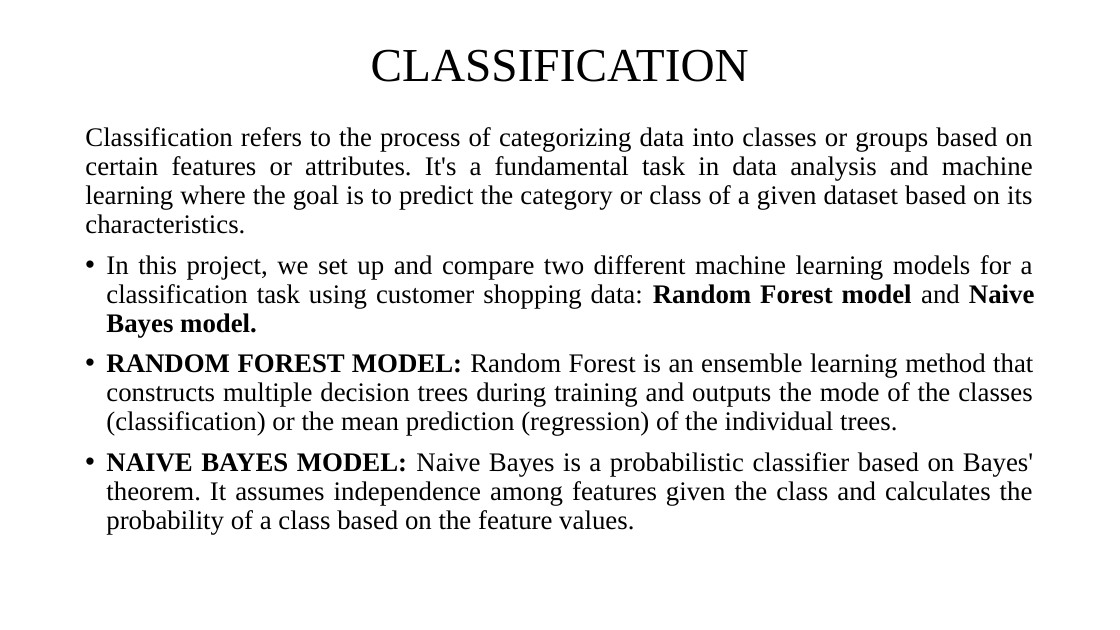
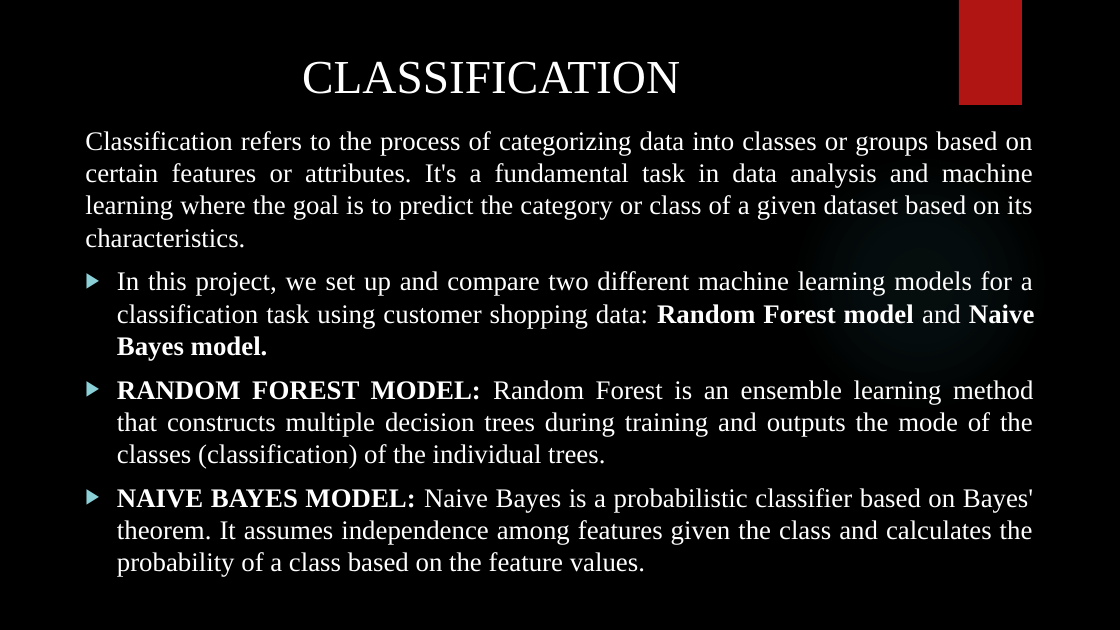
Before and after one commit to Jothish21/Data-Mining-Project-Group4, a slide deck: slide 9 of Group4-Presentation.pptx. Drawn at 1120x630 pixels with LibreOffice and Linux fonts; fonts in the diff are those of the drawing; background and template pictures are left out. Boxes give left, top, right and bottom in pixels: in the first picture for what was removed or moved away, otherwise in the second. Text is boxed around its words. In the diff, an @@ line names an element or a change of style, - is before the commit and + after.

```diff
--- a/Group4-Presentation.pptx
+++ b/Group4-Presentation.pptx
@@ background #FFFFFF to picture (left out) @@
@@ rectangle added at (x1=959, y1=0, x2=1022, y2=105), fill #B01513 @@
@@ title "CLASSIFICATION" moved from (x1=371, y1=49, x2=749, y2=82) to (x1=302, y1=61, x2=680, y2=94) @@
@@ title "CLASSIFICATION" at (x1=302, y1=61, x2=680, y2=94): text colour #000000 to #FFFFFF; line spacing 0.9 to 1; vertical alignment middle to top @@
@@ text at (x1=85, y1=131, x2=1035, y2=577): text colour #000000 to #FFFFFF in "Classification refers to the process of categorizing ...", "In this project, we set up and ...", "NAIVE BAYES MODEL: Naive Bayes is a ..."; line spacing 0.9 to 1; bullet • to ▶ @@
@@ ellipse added at (x1=791, y1=154, x2=1049, y2=413), fill gradient #50B9C1 @@
@@ text at (x1=117, y1=380, x2=1033, y2=469): text changed; text colour #000000 to #FFFFFF @@
-• RANDOM FOREST MODEL: Random Forest is an ensemble learning method that constructs multiple decision trees during training and outputs the mode of the classes (classification) or the mean prediction (regression) of the individual trees.
+▶ RANDOM FOREST MODEL: Random Forest is an ensemble learning method that constructs multiple decision trees during training and outputs the mode of the classes (classification) of the individual trees.
```
Also in this commit, not shown: 13 other slides changed, 2 slides added, 1 slide removed, 1 other file.
